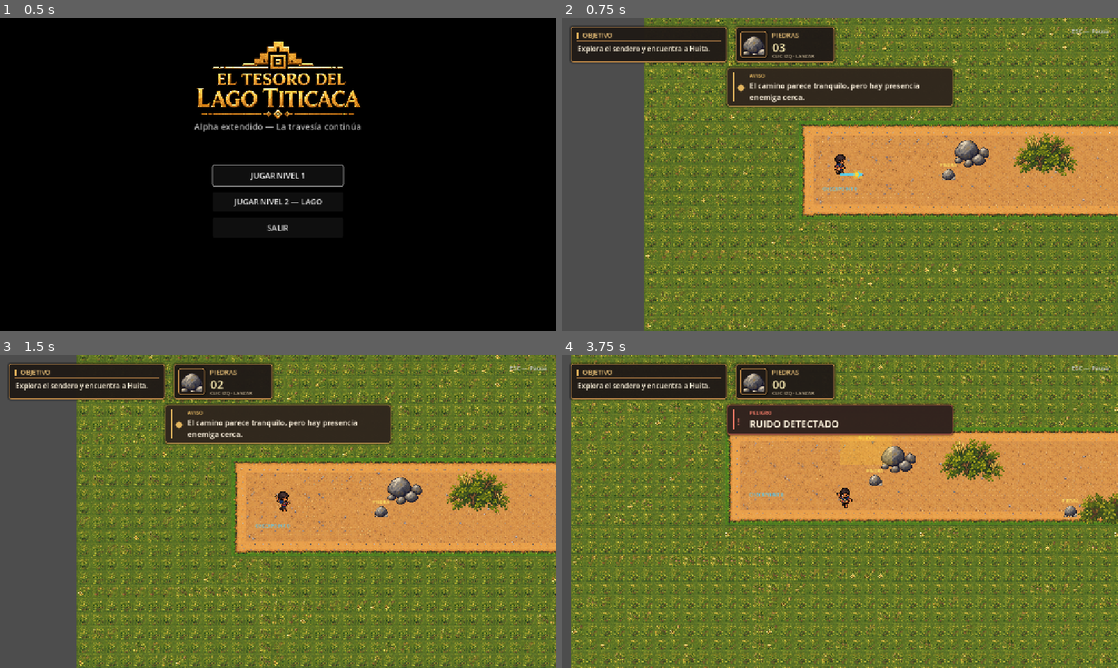
Above: before the commit, frames 1-4 (two rows, left to right).
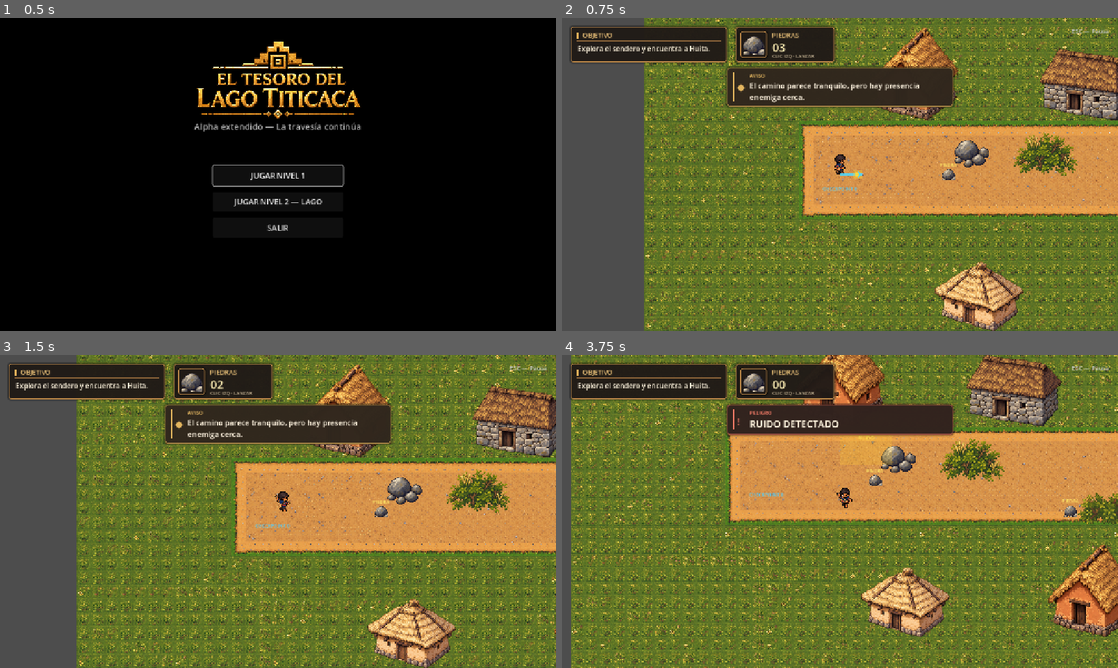
Above: after the commit, the same moments.

Repository: JHAMILCALI/El-tesoro-del-lago-titicaca-Game
Game: Godot game, scene res://scenes/main/MainMenu.tscn
Same seed, same stepped clock (60 frames per second), same inputs: the game is played once before the commit and once after it. Video files are missing from this copy of the repository; at most half a second of black plays in their place. Sound files missing from this copy of the repository are replaced by a short silence.
Inputs (mouse positions are in pixels of both pictures, inside the frame that each line leads up to):
- Up to frame 1 (0.5 s): no input
- Up to frame 2 (0.75 s): click "JUGAR NIVEL 1" at 0.5 s
- Up to frame 3 (1.5 s): tap Enter (ui_accept) at 1.25 s; move the mouse to (400, 495) at 1.27 s; hold D (move_right) from 1.28 s (still down); hold E (interact) from 1.28 s (still down); click (400, 495) at 1.42 s
- Up to frame 4 (3.75 s): tap Enter (ui_accept) at 1.52, 2.27 s; move the mouse to (728, 527) at 2.02 s; release D (move_right) at 2.03 s; release E (interact) at 2.03 s; hold S (move_down) 2.03-2.78 s; tap Shift (run) at 2.1 s; move the mouse to (895, 442) at 2.77 s; press the mouse at (895, 442) at 2.78 s; hold D (move_right) 2.78-3.53 s; move the mouse to (812, 574) at 3.52 s; release the mouse at (812, 574) at 3.53 s; hold W (move_up) from 3.53 s (still down); tap E (interact) at 3.6 s; click (812, 574) at 3.67 s

Frame 1 is identical in both runs. In frame 2, 6.0% of the frame differs, in the area x 56-100%, y 3-100%; in frame 3, 6.1%; in frame 4, 9.1%, in the area x 43-100%, y 0-90%.

Commit message:
feat: poblar nivel 1 con casas andinas

Diff:
--- /dev/null
+++ b/scenes/levels/Level01Village.tscn
@@ -0,0 +1,99 @@
+[gd_scene load_steps=4 format=3]
+
+[ext_resource type="Texture2D" path="res://assets/tiles/level01_house_adobe.png" id="1_adobe"]
+[ext_resource type="Texture2D" path="res://assets/tiles/level01_house_stone.png" id="2_stone"]
+[ext_resource type="Texture2D" path="res://assets/tiles/level01_house_round.png" id="3_round"]
+
+[node name="Level01Village" type="Node2D"]
+
+[node name="NorthAdobes" type="Node2D" parent="."]
+
+[node name="House01" type="Sprite2D" parent="NorthAdobes"]
+texture_filter = 1
+position = Vector2(320, 235)
+offset = Vector2(0, -106)
+texture = ExtResource("1_adobe")
+
+[node name="House02" type="Sprite2D" parent="NorthAdobes"]
+texture_filter = 1
+position = Vector2(720, 235)
+offset = Vector2(0, -82.5)
+texture = ExtResource("2_stone")
+
+[node name="House03" type="Sprite2D" parent="NorthAdobes"]
+texture_filter = 1
+position = Vector2(1120, 235)
+offset = Vector2(0, -80)
+texture = ExtResource("3_round")
+
+[node name="House04" type="Sprite2D" parent="NorthAdobes"]
+texture_filter = 1
+position = Vector2(1960, 235)
+offset = Vector2(0, -82.5)
+flip_h = true
+texture = ExtResource("2_stone")
+
+[node name="House05" type="Sprite2D" parent="NorthAdobes"]
+texture_filter = 1
+position = Vector2(2380, 235)
+offset = Vector2(0, -106)
+flip_h = true
+texture = ExtResource("1_adobe")
+
+[node name="House06" type="Sprite2D" parent="NorthAdobes"]
+texture_filter = 1
+position = Vector2(2810, 235)
+offset = Vector2(0, -80)
+texture = ExtResource("3_round")
+
+[node name="House07" type="Sprite2D" parent="NorthAdobes"]
+texture_filter = 1
+position = Vector2(3070, 235)
+offset = Vector2(0, -82.5)
+texture = ExtResource("2_stone")
+
+[node name="SouthAdobes" type="Node2D" parent="."]
+
+[node name="House01" type="Sprite2D" parent="SouthAdobes"]
+texture_filter = 1
+position = Vector2(470, 720)
+offset = Vector2(0, -80)
+texture = ExtResource("3_round")
+
+[node name="House02" type="Sprite2D" parent="SouthAdobes"]
+texture_filter = 1
+position = Vector2(900, 720)
+offset = Vector2(0, -106)
+texture = ExtResource("1_adobe")
+
+[node name="House03" type="Sprite2D" parent="SouthAdobes"]
+texture_filter = 1
+position = Vector2(1290, 720)
+offset = Vector2(0, -82.5)
+flip_h = true
+texture = ExtResource("2_stone")
+
+[node name="House04" type="Sprite2D" parent="SouthAdobes"]
+texture_filter = 1
+position = Vector2(1810, 720)
+offset = Vector2(0, -106)
+flip_h = true
+texture = ExtResource("1_adobe")
+
+[node name="House05" type="Sprite2D" parent="SouthAdobes"]
+texture_filter = 1
+position = Vector2(2220, 720)
+offset = Vector2(0, -80)
+texture = ExtResource("3_round")
+
+[node name="House06" type="Sprite2D" parent="SouthAdobes"]
+texture_filter = 1
+position = Vector2(2630, 720)
+offset = Vector2(0, -82.5)
+texture = ExtResource("2_stone")
+
+[node name="House07" type="Sprite2D" parent="SouthAdobes"]
+texture_filter = 1
+position = Vector2(3070, 720)
+offset = Vector2(0, -106)
+texture = ExtResource("1_adobe")
--- a/scenes/levels/Level01_Convoy.tscn
+++ b/scenes/levels/Level01_Convoy.tscn
@@ -13,6 +13,7 @@
 [ext_resource type="Texture2D" uid="uid://c27ev1ea5kbd1" path="res://assets/tiles/piedra 2.png" id="11_rock_barrier"]
 [ext_resource type="Texture2D" uid="uid://kxsw65tfgmme" path="res://assets/tiles/arbusto 1.png" id="12_bushes_01"]
 [ext_resource type="Texture2D" uid="uid://bgm55qqeqlggm" path="res://assets/tiles/arbusto 2.png" id="13_bushes_02"]
+[ext_resource type="PackedScene" path="res://scenes/levels/Level01Village.tscn" id="15_village"]
 
 [ext_resource type="PackedScene" path="res://scenes/objects/PlayerBoatVisual.tscn" id="14_boat_visual"]
 
@@ -110,6 +111,8 @@
 offset_right = 1700.0
 offset_bottom = 260.0
 color = Color(0.45, 0.35, 0.22, 1)
+
+[node name="Level01Village" parent="." instance=ExtResource("15_village")]
 
 [node name="DockEnvironment" type="Node2D" parent="." unique_id=511001719]
 
Binary file added: assets/tiles/level01_house_adobe.png
Not shown, added: assets/tiles/level01_house_adobe.png.import
Binary file added: assets/tiles/level01_house_round.png
Not shown, added: assets/tiles/level01_house_round.png.import
Binary file added: assets/tiles/level01_house_stone.png
Not shown, added: assets/tiles/level01_house_stone.png.import
Not shown, changed: web/index.html
Not shown, changed: web/index.pck
